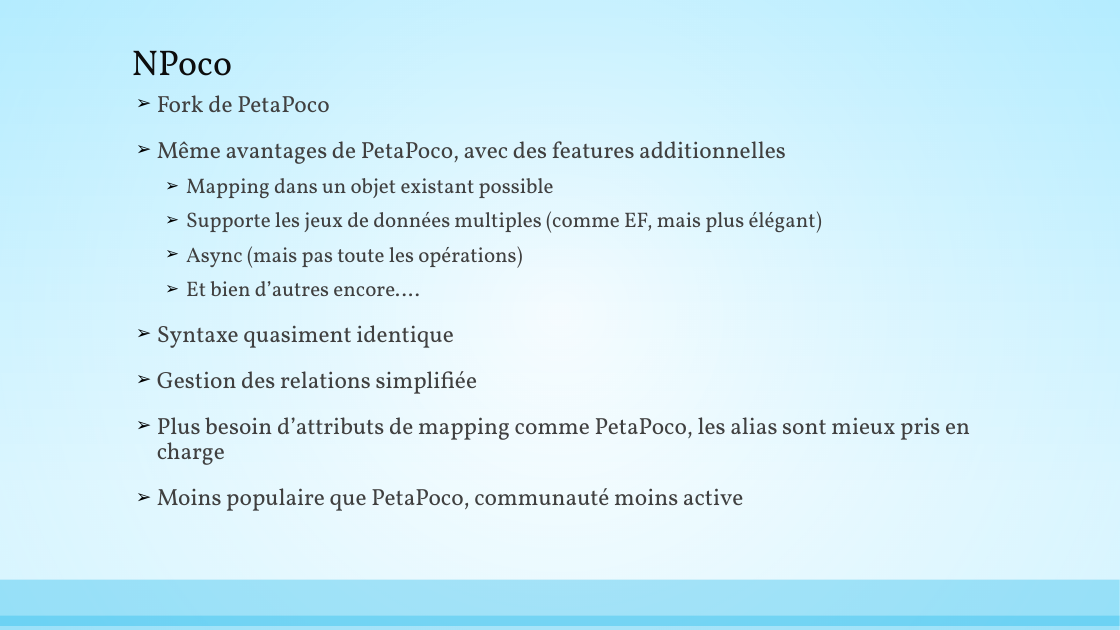
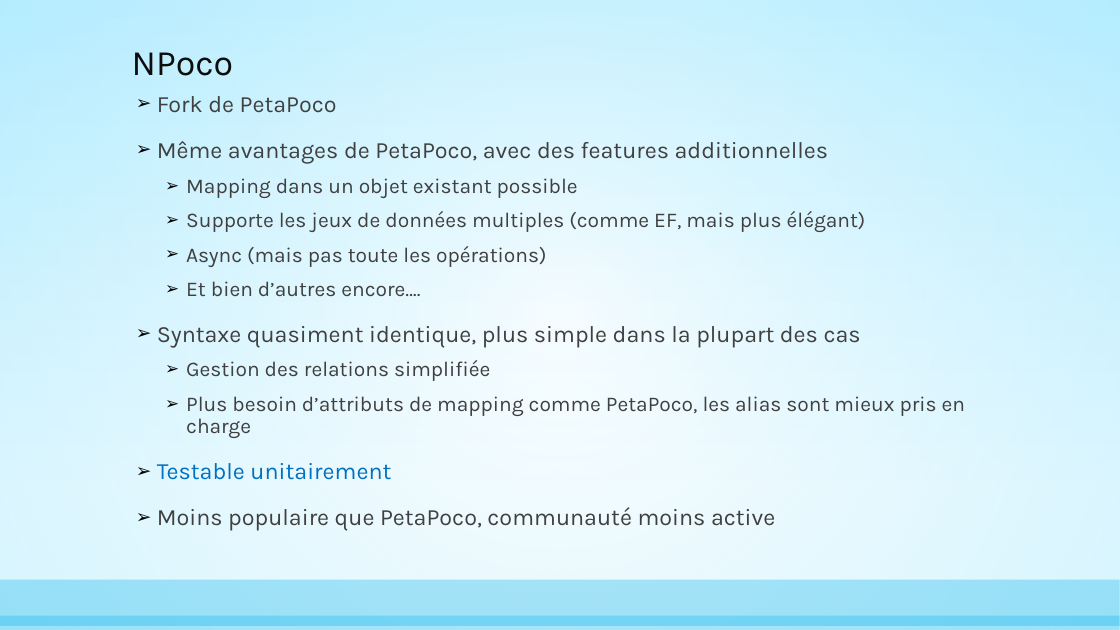
Before and after one commit to AnthonyGiretti/MicroOrmDemo.net, a slide deck: slide 12 of Items/Les Micro Orm, alternatives à Entity Framework.pptx (slide 11 before the commit). Drawn at 1120x630 pixels with LibreOffice and Linux fonts; fonts in the diff are those of the drawing. Boxes give left, top, right and bottom in pixels: in the first picture for what was removed or moved away, otherwise in the second. Text is boxed around its words. In the diff, an @@ line names an element or a change of style, - is before the commit and + after.

```diff
--- a/Items/Les Micro Orm, alternatives à Entity Framework.pptx
+++ b/Items/Les Micro Orm, alternatives à Entity Framework.pptx
@@ title "NPoco" at [132, 52, 234, 76]: font Vollkorn to Karla @@
@@ text at [157, 96, 965, 531]: font Vollkorn to Karla in "Fork de PetaPoco", "Même avantages de PetaPoco, avec des features ...", "Mapping dans un objet existant possible", "Supporte les jeux de données multiples (comme ..." and 5 more places; size 20 to 18 pt in "Gestion des relations simplifiée", "Plus besoin d’attributs de mapping comme PetaPoco, ..."; list level 1 to 2 in "Gestion des relations simplifiée"; list level 1 to 2 in "Plus besoin d’attributs de mapping ..." @@
@@ text at [157, 326, 861, 347]: text changed; font Vollkorn to Karla @@
-➢ Syntaxe quasiment identique
+➢ Syntaxe quasiment identique, plus simple dans la plupart des cas
@@ text at [157, 463, 391, 480]: paragraph added @@
+➢ Testable unitairement
```
Also in this commit, not shown: 13 other slides changed, 6 slides added.
